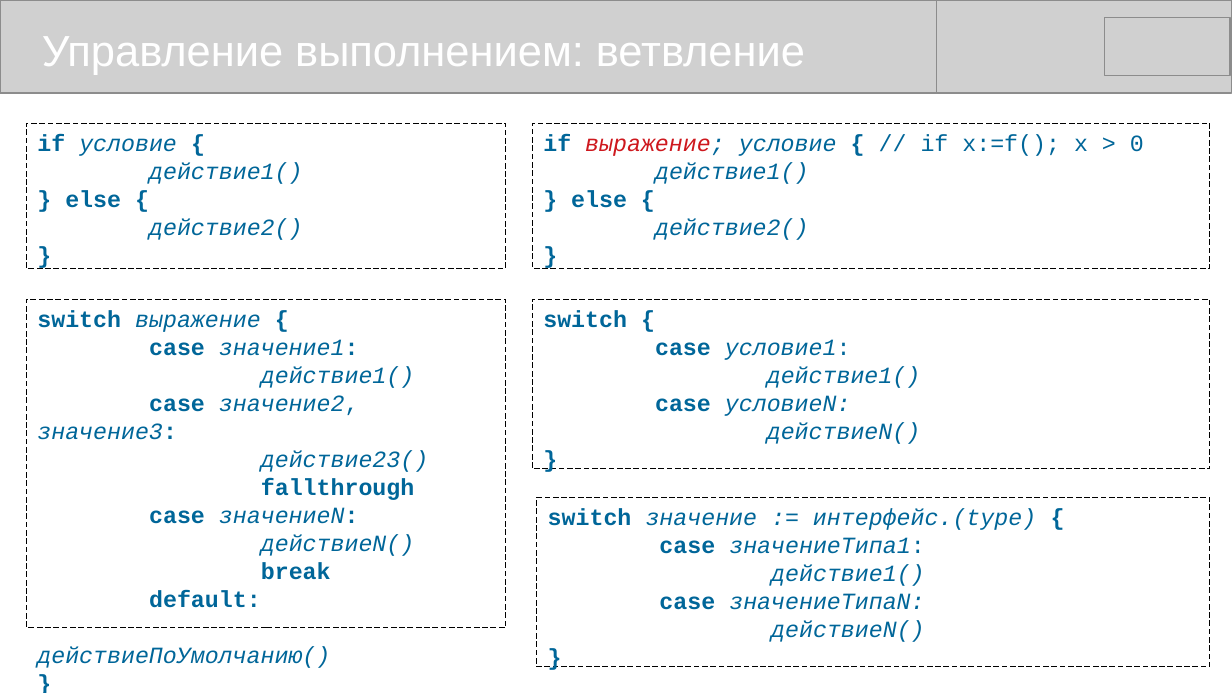
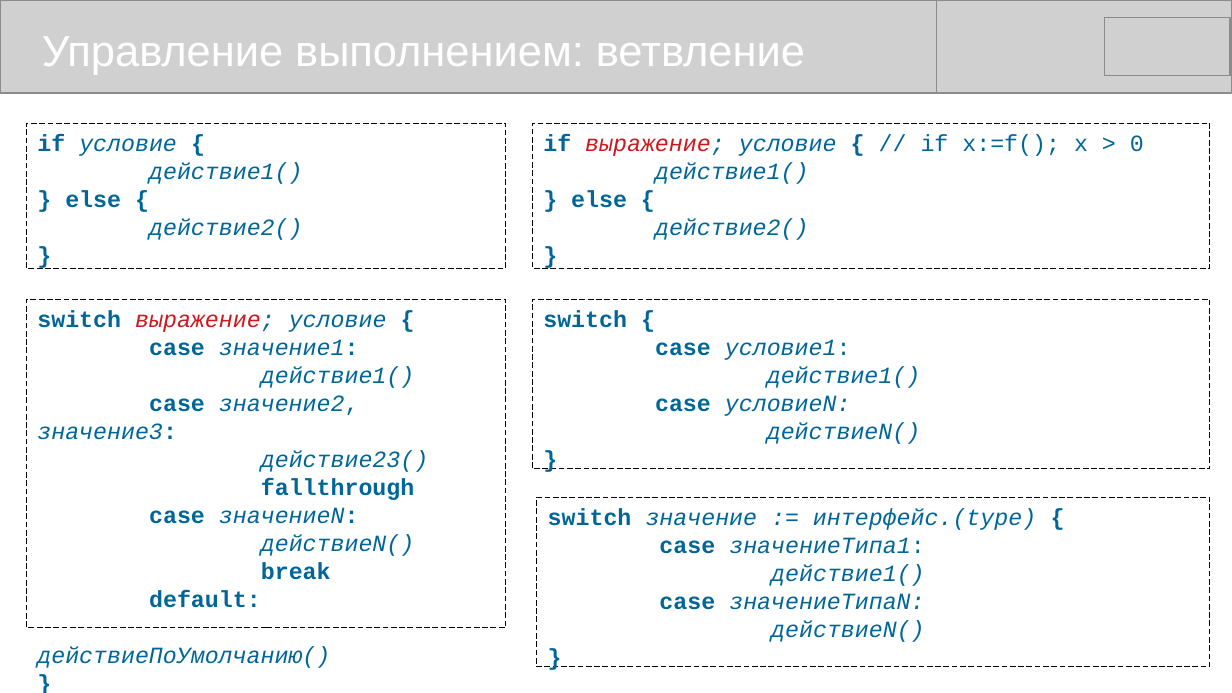
Before and after one commit to mike-shock/Go_language, a slide deck: slide 12 of Go_Preview.odp. Drawn at 1232x693 pixels with LibreOffice and Linux fonts; fonts in the diff are those of the drawing; grey boxes stand for pictures. Boxes give left, top, right and bottom in pixels: in the first picture for what was removed or moved away, otherwise in the second. Text is boxed around its words. In the diff, an @@ line names an element or a change of style, - is before the commit and + after.

```diff
--- a/Go_Preview.odp
+++ b/Go_Preview.odp
@@ text in rectangle at <box>37,311,387,332</box>: text changed @@
-switch выражение {
+switch выражение; условие {
```
Also in this commit, not shown: 4 other slides changed, 1 other file.
